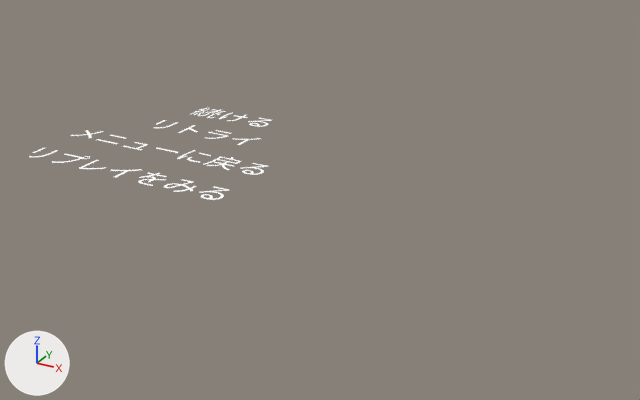
Renders of the Blender file pause_buttons%ja.rendermarker.blend from each side of a commit.
One viewpoint serves both versions: a camera (50 mm lens) standing at (12.43, -19.18, 7.22) and looking at (3.82, -3.53, -0.61). Every picture has the same lights, and +X, +Y and +Z are marked at lower left. Text is drawn in Blender's own font.
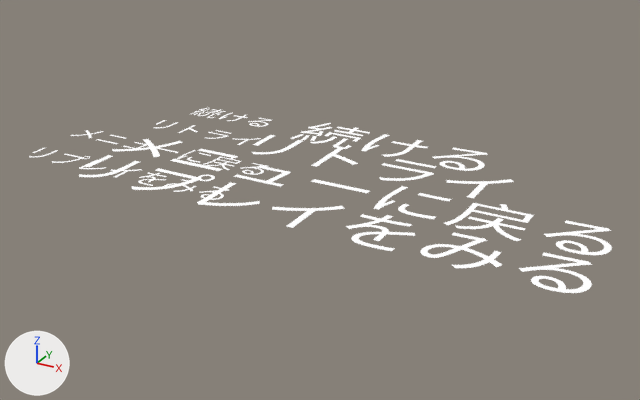
Commit message: Use medium font for pause buttons

Boxes (x1, y1, x2, y2) around the edits, measured in the pictures (640 x 400 px):
'Text.002', added: after (79, 155, 592, 293)
'Text.003', added: after (112, 139, 612, 255)
'Text.006', added: after (291, 123, 488, 171)
'Text.004', added: after (252, 135, 514, 198)

The change in detail:
Text 'Text.004' (txt_text_004) is new.
Its body is '続ける'.
It uses material mat_white (white #ffffff).
Its align x is 'CENTER'.
Its align y is 'CENTER'.
Its size is 2.8.
Its space line is 0.2.
Text 'Text.003' (txt_text_003) is new.
Its body is 'リトライ'.
It uses material mat_white (white #ffffff).
Its align x is 'CENTER'.
Its align y is 'CENTER'.
Its size is 2.8.
Its space line is 0.2.
Text 'Text.002' (txt_text_002) is new.
Its body is 'メニューに戻る'.
It uses material mat_white (white #ffffff).
Its align x is 'CENTER'.
Its align y is 'CENTER'.
Its size is 2.8.
Its space line is 0.2.
Text 'Text.000' (txt_text_000) is new.
Its body is 'リプレイをみる'.
It uses material mat_white (white #ffffff).
Its align x is 'CENTER'.
Its align y is 'CENTER'.
Its size is 2.8.
Its space line is 0.2.
Object 'Text.006' (ob_text_006) is new; it shows txt_text_004.
Its location is (4.51, -1.29, 0.0).
Its scale is (0.599, 0.599, 0.599).
Object 'Text.004' (ob_text_004) is new; it shows txt_text_003.
Its location is (4.51, -2.62, 0.0).
Its scale is (0.599, 0.599, 0.599).
Object 'Text.003' (ob_text_003) is new; it shows txt_text_002.
Its location is (4.51, -4.05, 0.0).
Its scale is (0.599, 0.599, 0.599).
Object 'Text.002' (ob_text_002) is new; it shows txt_text_000.
Its location is (4.51, -5.59, 0.0).
Its scale is (0.599, 0.599, 0.599).
